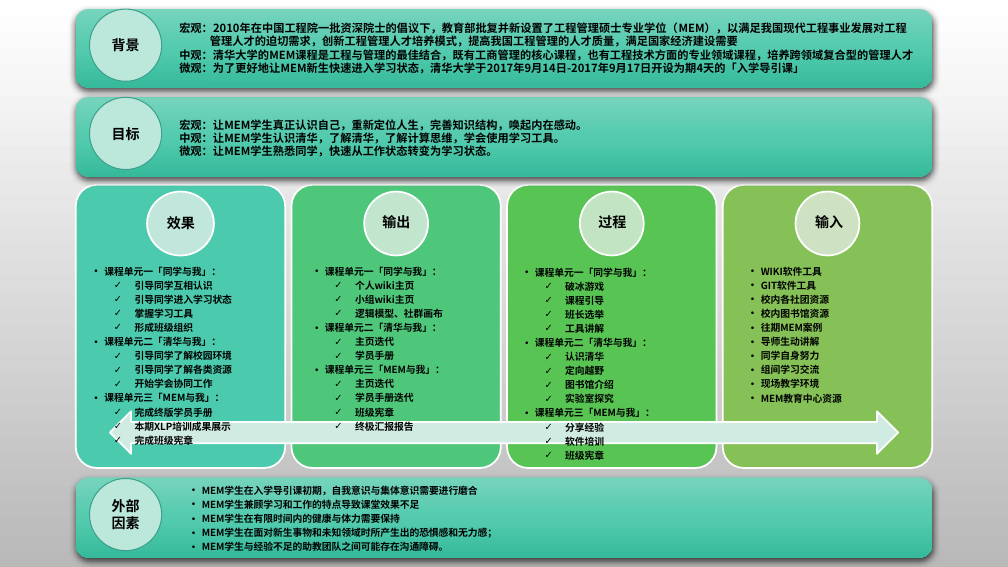
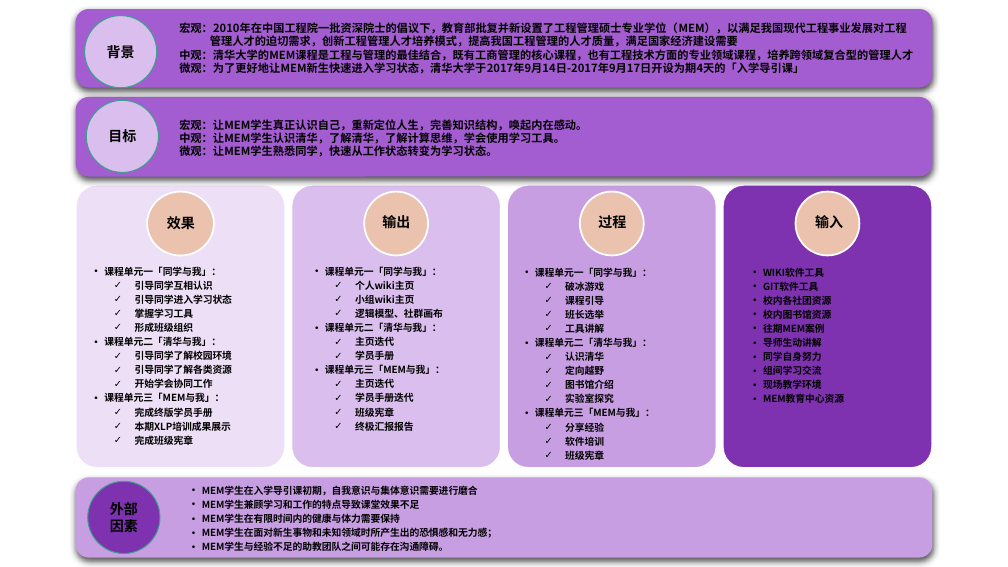
Before and after one commit to Tisingdeng/2017-TSINGHUA-MEM-Group3, a slide deck: slide 1 of 学生手册逻辑模型_2017级第三组.pptx. Drawn at 1008x567 pixels with LibreOffice and Linux fonts; fonts in the diff are those of the drawing; background and template pictures are left out. Boxes give left, top, right and bottom in pixels: in the first picture for what was removed or moved away, otherwise in the second. Text is boxed around its words. In the diff, an @@ line names an element or a change of style, - is before the commit and + after.

Commit message:
学生手册逻辑模型—调整版式

```diff
--- a/学生手册逻辑模型_2017级第三组.pptx
+++ b/学生手册逻辑模型_2017级第三组.pptx
@@ background picture (left out) to #FFFFFF @@
@@ rounded rectangle at [76, 9, 932, 88]: fill gradient #77D4BC to #54CBAF to #36BA9C to #A35DD1 @@
@@ ellipse "背景" at [85, 15, 157, 88]: fill #BDE8DB to #DABEED @@
@@ ellipse "背景": place and size @@
-ellipse "背景" at [90, 9, 162, 82]
+ellipse "背景" at [85, 15, 157, 88]
@@ rounded rectangle at [76, 97, 932, 176]: fill gradient #77D4BC to #54CBAF to #36BA9C to #A35DD1 @@
@@ ellipse "目标" at [87, 100, 159, 172]: fill #BDE8DB to #DABEED @@
@@ rounded rectangle at [76, 184, 285, 468]: fill #4BCAAD to #EDDFF6 @@
@@ ellipse at [147, 192, 214, 255]: fill #C1E6DB to #EBC2AD @@
@@ rounded rectangle at [291, 184, 501, 468]: fill #4FC77B to #DABEED @@
@@ ellipse at [364, 192, 427, 255]: fill #C2E5CE to #EBC2AD @@
@@ rounded rectangle at [507, 184, 717, 468]: fill #57C453 to #C89EE3 @@
@@ ellipse at [580, 192, 643, 255]: fill #C3E4C3 to #EBC2AD @@
@@ rounded rectangle at [723, 184, 932, 468]: fill #86C157 to #7E32B0 @@
@@ ellipse at [795, 192, 859, 255]: fill #CEE3C3 to #EBC2AD @@
@@ left right arrow removed at [110, 411, 898, 454] @@
@@ rounded rectangle at [76, 478, 932, 558]: fill gradient #77D4BC to #54CBAF to #36BA9C to #C89EE3 @@
@@ ellipse "外部因素" at [88, 482, 160, 554]: fill #BDE8DB to #7E32B0 @@
```
